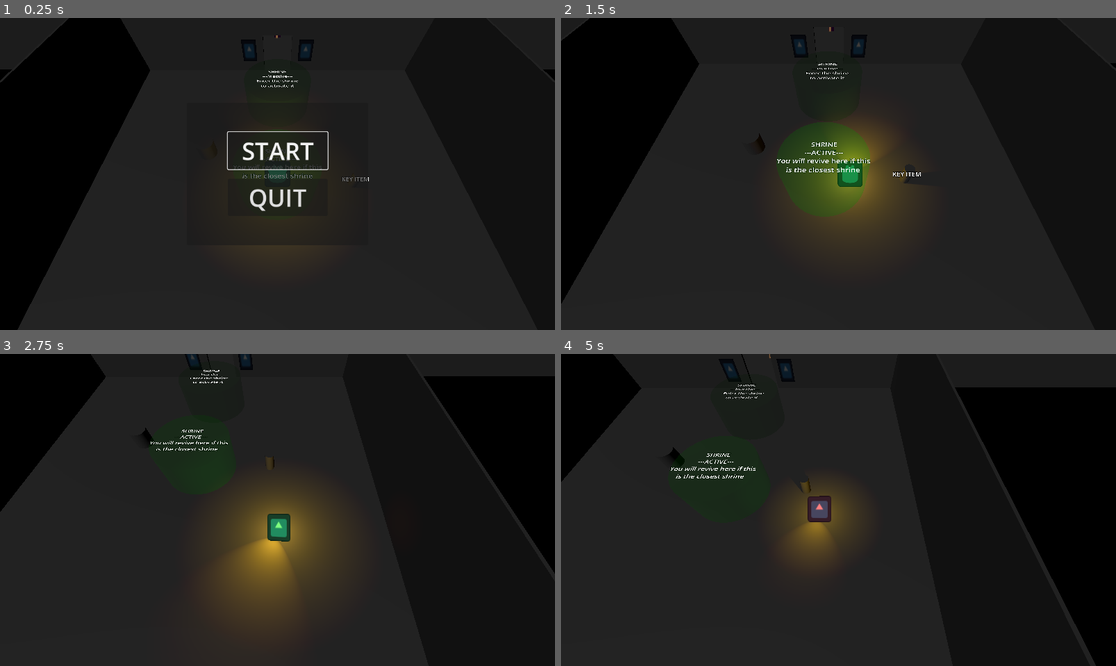
Above: before the commit, frames 1-4 (two rows, left to right).
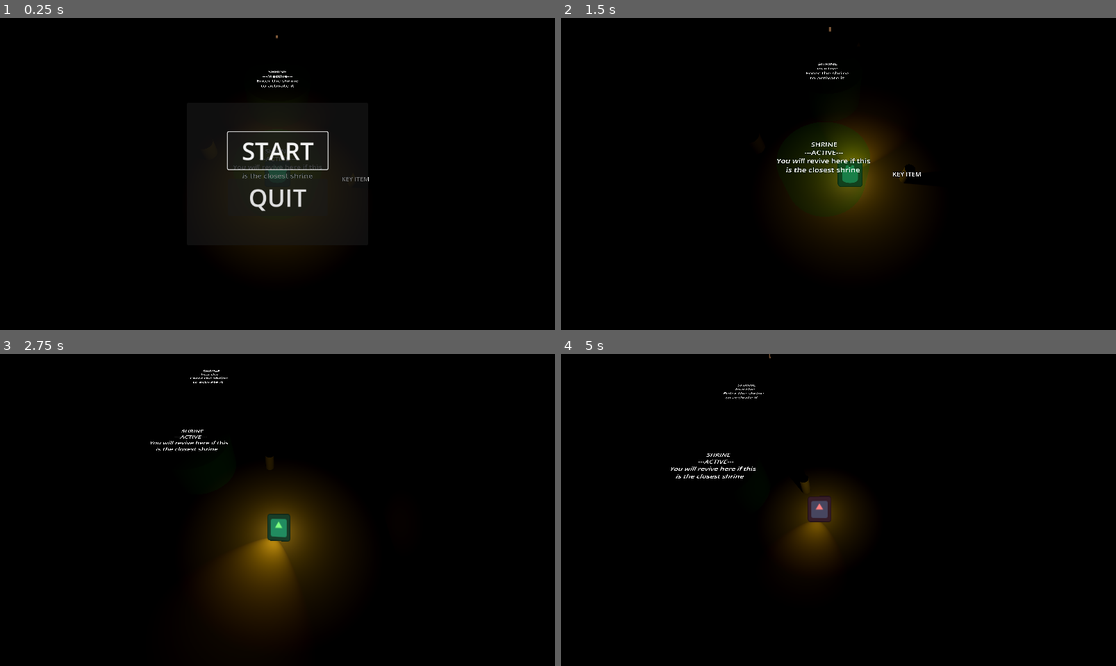
Above: after the commit, the same moments.

Repository: Rusty-Rat-Studios/dead-living-and-dying
Game: Godot game, scene res://game.tscn
Two runs of this game, one before a commit and one after it. Both use one fixed random seed, a clock stepped at 60 frames per second and the inputs below. The engine's default icon, where the game draws it, is replaced by a stand-in: a white triangle on a blue panel in a dark square.
Inputs (mouse positions are in pixels of both pictures, inside the frame that each line leads up to):
- Up to frame 1 (0.25 s): no input
- Up to frame 2 (1.5 s): click "START" at 0.5 s; tap Enter at 1.25 s; move the mouse to (960, 158) at 1.27 s; hold Right (ui_right) from 1.28 s (still down); tap E (interact) at 1.35 s
- Up to frame 3 (2.75 s): tap Keypad Enter (ui_accept) at 1.52, 2.27 s; move the mouse to (166, 525) at 2.02 s; release Right (ui_right) at 2.03 s; hold Down (ui_down) from 2.03 s (still down); click (166, 525) at 2.1 s
- Up to frame 4 (5 s): move the mouse to (894, 441) at 2.77 s; release Down (ui_down) at 2.78 s; hold Right (ui_right) 2.78-3.53 s; tap Tab at 2.85 s; move the mouse to (810, 572) at 3.52 s; hold Up (ui_up) 3.53-4.28 s; tap E (interact) at 3.6 s; tap Keypad Enter (ui_accept) at 3.77, 4.52 s; move the mouse to (1005, 556) at 4.27 s; press the mouse at (1005, 556) at 4.28 s; hold Left (ui_left) from 4.28 s (still down)

The runs differ from the first frame. In frame 1, 54% of the frame differs, in the area x 0-100%, y 0-100%; in frame 2, 70%; in frame 3, 65%; in frame 4, 64%.

Commit message:
Remove test code

Diff:
--- a/autoloads/spawner_manager.gd
+++ b/autoloads/spawner_manager.gd
@@ -1,14 +1,6 @@
 extends Node
 
 @onready var _spawners: Dictionary = {}
-@onready var entity_table: EntityTable = preload("res://map/test_entity_table.tres")
-
-
-func _ready() -> void:
-	await Utility.delay(1)
-	for spawner: Spawner in get_spawners(Spawner.SpawnerType.ENEMY):
-		var res: Resource = entity_table.get_random_entity()
-		spawner.spawn(res)
 
 
 func register_spawner(spawner: Spawner) -> void:
--- a/game.tscn
+++ b/game.tscn
@@ -21,7 +21,6 @@
 [ext_resource type="PackedScene" uid="uid://8tfld0cdj22d" path="res://items/crucifix/crucifix_world.tscn" id="15_h8yld"]
 [ext_resource type="PackedScene" uid="uid://bfmkrask6gxl3" path="res://possessable/attack/possessable_ranged.tscn" id="15_lv48w"]
 [ext_resource type="PackedScene" uid="uid://bwmbngtw81o3y" path="res://ui/debug_console.tscn" id="15_rbtf5"]
-[ext_resource type="PackedScene" uid="uid://bmevu5yvsxttw" path="res://entity/spawner.tscn" id="20_oywn8"]
 
 [node name="Game" type="Node3D"]
 script = ExtResource("1_77rk7")
@@ -36,6 +35,7 @@
 
 [node name="DebugLight" type="DirectionalLight3D" parent="."]
 transform = Transform3D(-0.830566, 0.486173, -0.271654, -0.492404, -0.413176, 0.766044, 0.260189, 0.770014, 0.582563, 0, 10, 0)
+visible = false
 light_color = Color(0.29219, 0.29219, 0.29219, 1)
 
 [node name="StateMachine" type="Node" parent="." node_paths=PackedStringArray("starting_state")]
@@ -270,18 +270,6 @@
 
 [node name="Shrine" parent="WorldGrid/RoomTop" instance=ExtResource("11_6msjq")]
 
-[node name="Spawner" parent="WorldGrid/RoomTop" instance=ExtResource("20_oywn8")]
-transform = Transform3D(1, 0, 0, 0, 1, 0, 0, 0, 1, -6.053, 0, -6.819)
-
-[node name="Spawner2" parent="WorldGrid/RoomTop" instance=ExtResource("20_oywn8")]
-transform = Transform3D(1, 0, 0, 0, 1, 0, 0, 0, 1, -6.22888, 0, 4.3368)
-
-[node name="Spawner3" parent="WorldGrid/RoomTop" instance=ExtResource("20_oywn8")]
-transform = Transform3D(1, 0, 0, 0, 1, 0, 0, 0, 1, 5.79679, 0, -6.79226)
-
-[node name="Spawner4" parent="WorldGrid/RoomTop" instance=ExtResource("20_oywn8")]
-transform = Transform3D(1, 0, 0, 0, 1, 0, 0, 0, 1, 6.03588, 1.90735e-06, 4.6552)
-
 [node name="UI" type="CanvasLayer" parent="."]
 
 [node name="MainMenu" parent="UI" instance=ExtResource("13_owhbc")]
--- a/map/test_entity_table.tres
+++ /dev/null
@@ -1,42 +0,0 @@
-[gd_resource type="Resource" script_class="EntityTable" load_steps=10 format=3 uid="uid://fk1mqfpu6kkk"]
-
-[ext_resource type="Script" path="res://entity/entity_table_entry.gd" id="1_77xku"]
-[ext_resource type="PackedScene" uid="uid://yihpxsaeuqdi" path="res://ghost/ghost.tscn" id="2_n1cha"]
-[ext_resource type="PackedScene" uid="uid://c1hur2s8mgagv" path="res://possessable/attack/possesssable_throwable.tscn" id="3_h77gq"]
-[ext_resource type="PackedScene" uid="uid://8tfld0cdj22d" path="res://items/crucifix/crucifix_world.tscn" id="4_u85v7"]
-[ext_resource type="Script" path="res://entity/entity_table.gd" id="5_53opc"]
-
-[sub_resource type="Resource" id="Resource_gm3or"]
-script = ExtResource("1_77xku")
-entity = ExtResource("2_n1cha")
-base_chance = 0.2
-chance_change = -0.05
-min = 0
-max = 999
-
-[sub_resource type="Resource" id="Resource_sk1e0"]
-script = ExtResource("1_77xku")
-entity = ExtResource("3_h77gq")
-base_chance = 0.4
-chance_change = -0.1
-min = 0
-max = 999
-
-[sub_resource type="Resource" id="Resource_b3kek"]
-script = ExtResource("1_77xku")
-entity = ExtResource("4_u85v7")
-base_chance = 0.2
-chance_change = -0.05
-min = 0
-max = 999
-
-[sub_resource type="Resource" id="Resource_7pg6r"]
-script = ExtResource("1_77xku")
-base_chance = 0.1
-chance_change = -0.05
-min = 0
-max = 999
-
-[resource]
-script = ExtResource("5_53opc")
-entities = Array[ExtResource("1_77xku")]([SubResource("Resource_gm3or"), SubResource("Resource_sk1e0"), SubResource("Resource_b3kek"), SubResource("Resource_7pg6r")])
Not shown: 1 places in game.tscn that only renumber resources
